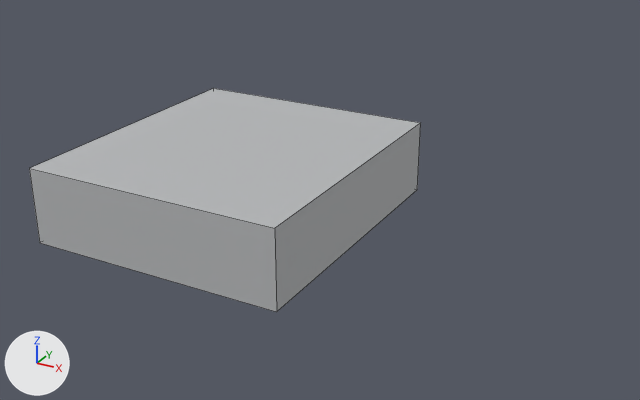
Renders of the OBJ model assets/models/equipment/cobretty_er1_reactor/LOD1/er1_plasma_ctl.obj from each side of a commit.
Camera for both pictures: a 50 mm lens placed at (0.746, -1.089, -0.55), pointed at (0.164, -0.031, -1.079). Every picture has the same lights, and +X, +Y and +Z are marked at lower left. The first picture is the older version. Mesh edges are drawn as thin lines. Where no turn or scale is listed for an object, it has been applied to the vertices. Vertices at exactly the same position are counted once.

Script lines for the objects in view, before the commit:
```python
me_er1_plasma_ctl = bpy.data.meshes.new('er1_plasma_ctl')
me_er1_plasma_ctl.from_pydata(...)  # a box spanning x -0.211..0.211, y -0.234..0.234, z -1.151..-1.03
me_er1_plasma_ctl.materials.append(mat_eq_metal_panel)  # grey #b6b8ba
ob_er1_plasma_ctl = bpy.data.objects.new('er1_plasma_ctl', me_er1_plasma_ctl)
ob_er1_plasma_ctl.location = (0.0, 0.0, 0.0)
```
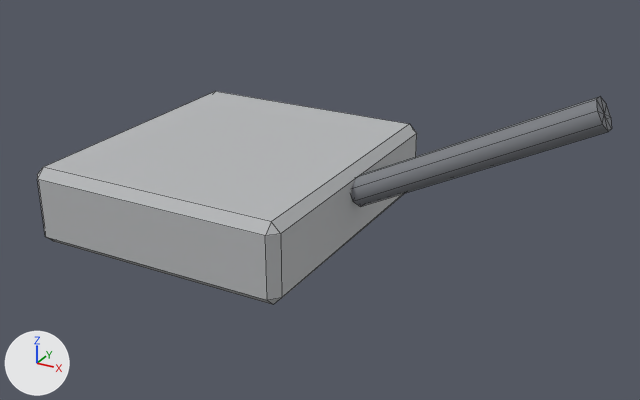
Changed parts and their boxes [x1, y1, x2, y2] in the pictures (640 x 400 px):
'er1_plasma_ctl', reshaped (47% wider)
    before: [29, 88, 421, 312]
    after: [37, 91, 612, 304]

The change, as a diff of the scene's bpy script:
```diff
--- a/assets/models/equipment/cobretty_er1_reactor/LOD1/er1_plasma_ctl.obj.py
+++ b/assets/models/equipment/cobretty_er1_reactor/LOD1/er1_plasma_ctl.obj.py
@@ mat_eq_metal_band @@
+mat_eq_metal_band = principled_material('eq_metal_band')
+mat_eq_metal_band.base_color = (0.2, 0.21, 0.23)  # grey #7c7e84
+mat_eq_metal_band.roughness = 0.717
@@ mat_eq_status_amber @@
+mat_eq_status_amber = principled_material('eq_status_amber')
+mat_eq_status_amber.base_color = (0.95, 0.62, 0.15)  # orange #f9ce6c
+mat_eq_status_amber.roughness = 0.827
@@ mat_eq_metal_graphite @@
+mat_eq_metal_graphite = principled_material('eq_metal_graphite')
+mat_eq_metal_graphite.base_color = (0.34, 0.36, 0.38)  # grey #9ea2a6
+mat_eq_metal_graphite.roughness = 0.755
@@ me_er1_plasma_ctl @@
 # used by ob_er1_plasma_ctl; location = (0.0, 0.0, 0.0)
-me_er1_plasma_ctl.from_pydata(...)  # 8 vertices, 6 faces; spans x -0.211..0.211, y -0.234..0.234, z -1.151..-1.03
+me_er1_plasma_ctl.from_pydata(...)  # 104 vertices, 128 faces; spans x -0.211..0.558, y -0.234..0.234, z -1.179..-0.874
+# me_er1_plasma_ctl part 1: the whole mesh is rebuilt
 me_er1_plasma_ctl.materials.append(mat_eq_metal_panel)
+me_er1_plasma_ctl.materials.append(mat_eq_metal_band)  # grey #7c7e84
+me_er1_plasma_ctl.materials.append(mat_eq_metal_graphite)  # grey #9ea2a6
+me_er1_plasma_ctl.materials.append(mat_eq_status_amber)  # orange #f9ce6c
```
